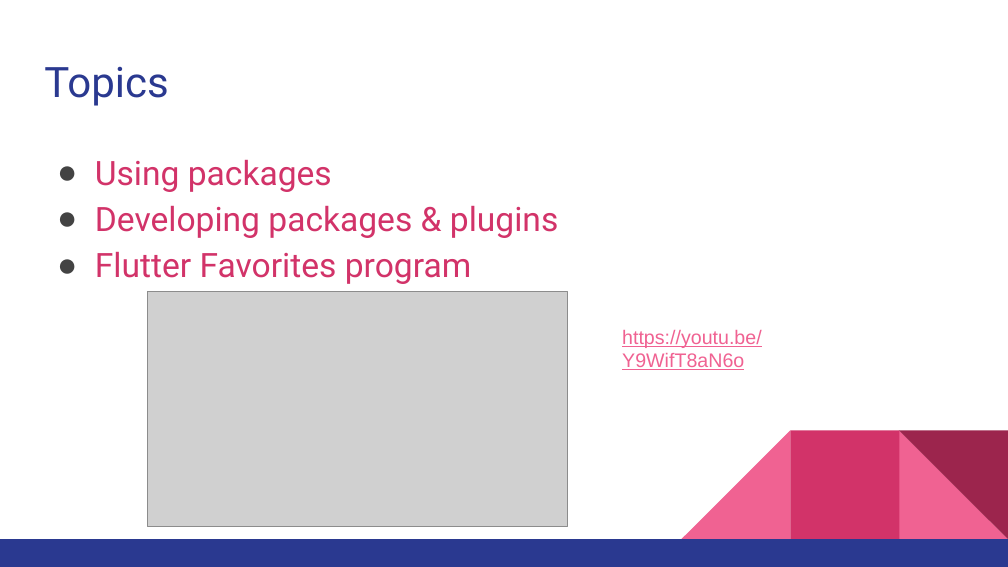
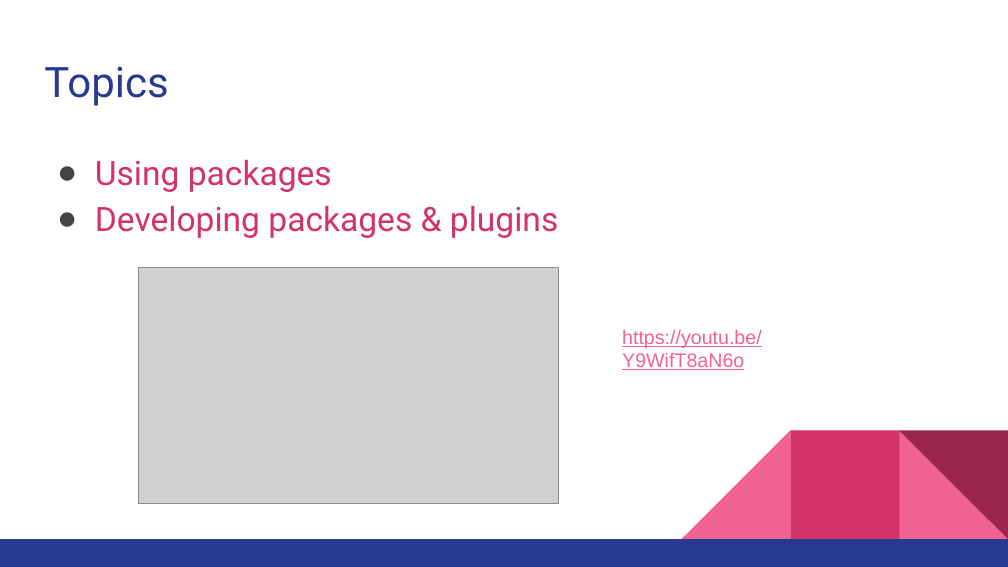
Before and after one commit to walkman617/Flutter2, a slide deck: slide 3 of Lecture/C06 Packages_Plugins.pptx. Drawn at 1008x567 pixels with LibreOffice and Linux fonts; fonts in the diff are those of the drawing; grey boxes stand for pictures. Boxes give left, top, right and bottom in pixels: in the first picture for what was removed or moved away, otherwise in the second. Text is boxed around its words. In the diff, an @@ line names an element or a change of style, - is before the commit and + after.

```diff
--- a/Lecture/C06 Packages_Plugins.pptx
+++ b/Lecture/C06 Packages_Plugins.pptx
@@ text at [95, 251, 471, 284]: paragraph removed @@
-● Flutter Favorites program
@@ picture: place and size @@
-picture at [147, 291, 568, 527]
+picture at [138, 268, 558, 504]
```
Also in this commit, not shown: 2 other slides changed.
